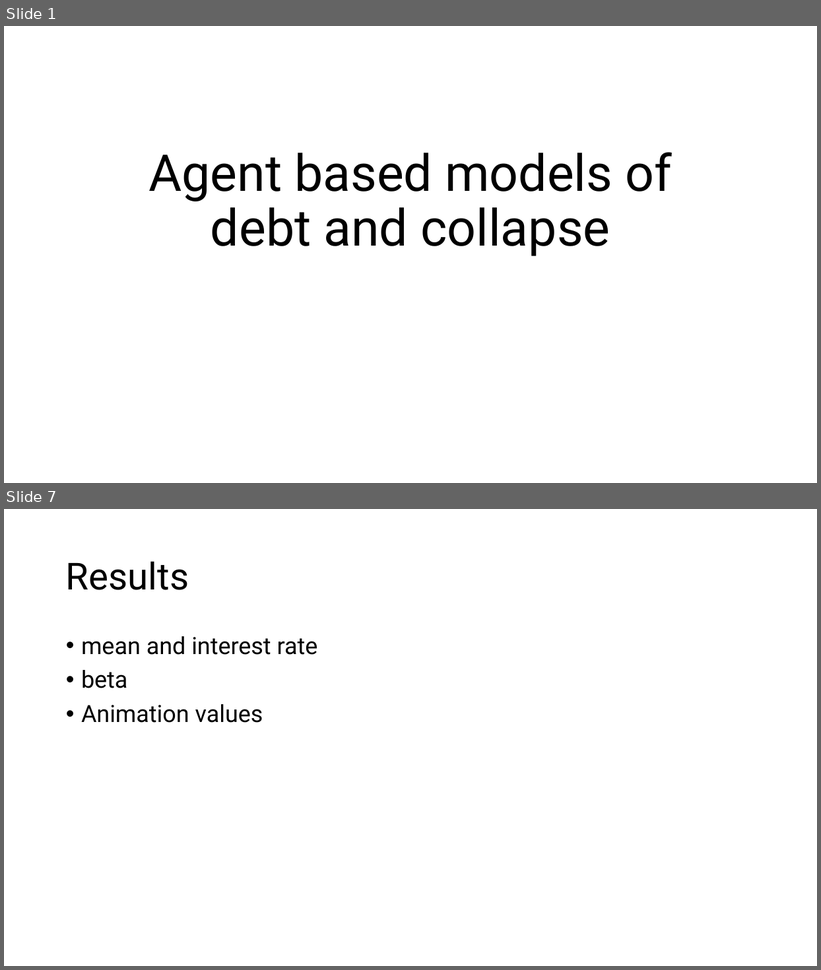
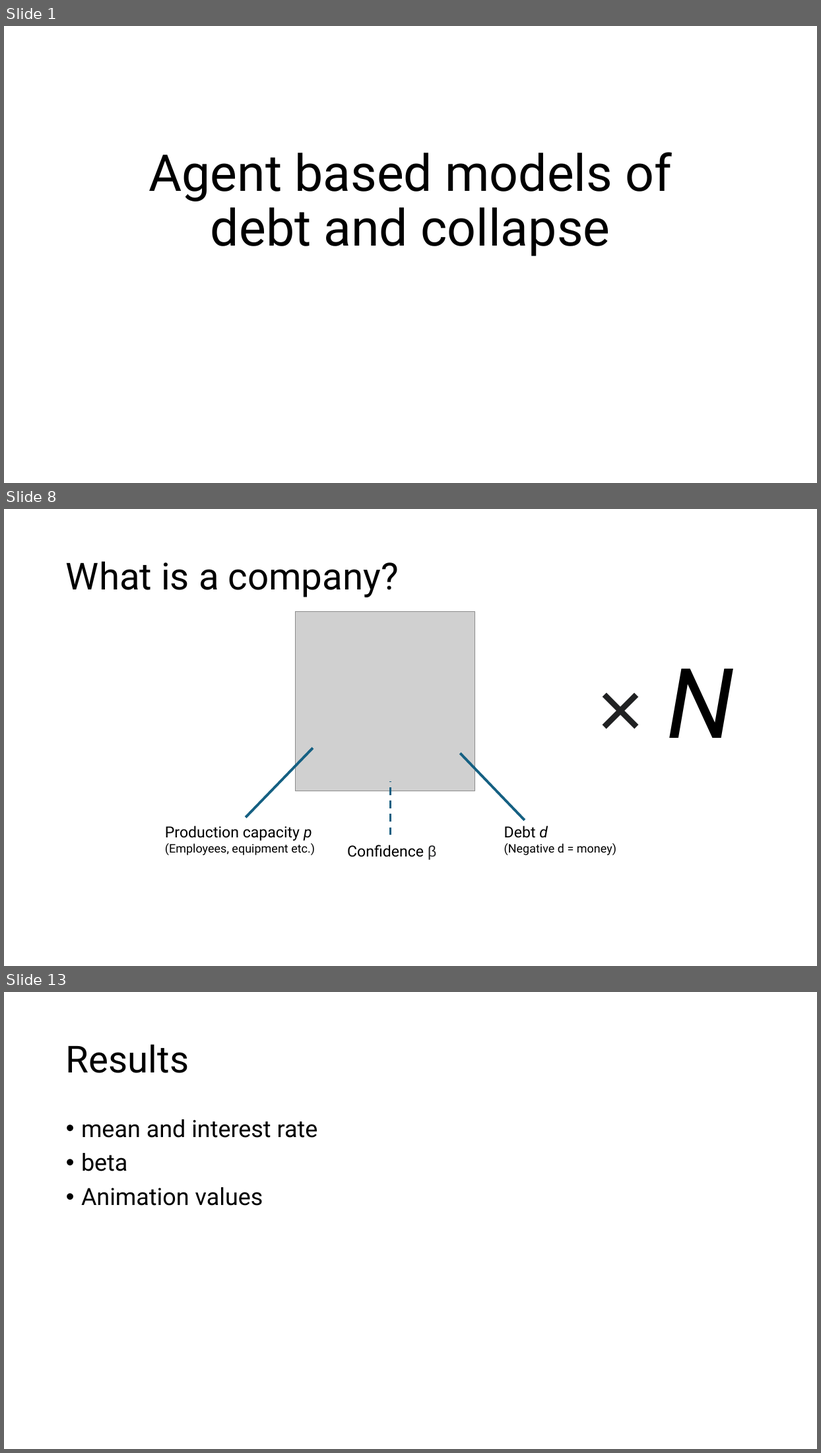
Before and after one commit to 2BeAsh/masters_project, a slide deck: Agent based models of debt and collapse.pptx. Shown one above the other, each under a label of ours: slides 1 and 7 before the commit, slides 1, 8 and 13 after it; the slides between them are not shown. The pictures are 821x970 and 821x1453 pixels, drawn with LibreOffice and Linux fonts; fonts in the diff are those of the drawing; grey boxes stand for pictures. Boxes give left, top, right and bottom in pixels: in the first picture for what was removed or moved away, otherwise in the second. Text is boxed around its words. In the diff, an @@ line names an element or a change of style, - is before the commit and + after.

```diff
--- a/Agent based models of debt and collapse.pptx
+++ b/Agent based models of debt and collapse.pptx
@@ slide 8 added at (4,509,817,966), background #FFFFFF @@
@@ title added at (66,561,399,597), 44 pt, text #000000 @@
+What is a company?
@@ text added at (667,669,734,738), 96 pt, text #202122 @@
+× N
@@ group added at (165,612,616,860): 3 lines, 3 texts, 1 picture @@
+Production capacity p
+(Employees, equipment etc.)
+Debt d
+(Negative d = money)
+Confidence β
@@ what was slide 7 is now slide 13 @@
```
Also in this commit, not shown: 3 slides changed, 9 other slides added, 3 slides removed.
